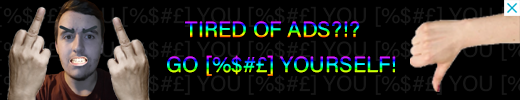
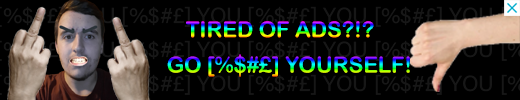
Layered file, before and after one edit (520 x 100). Changes by layer:
painted on "GO [%$#£] YOURSELF!" over [167, 54, 410, 77]
painted on "TIRED OF ADS?!?" over [185, 21, 374, 38]
